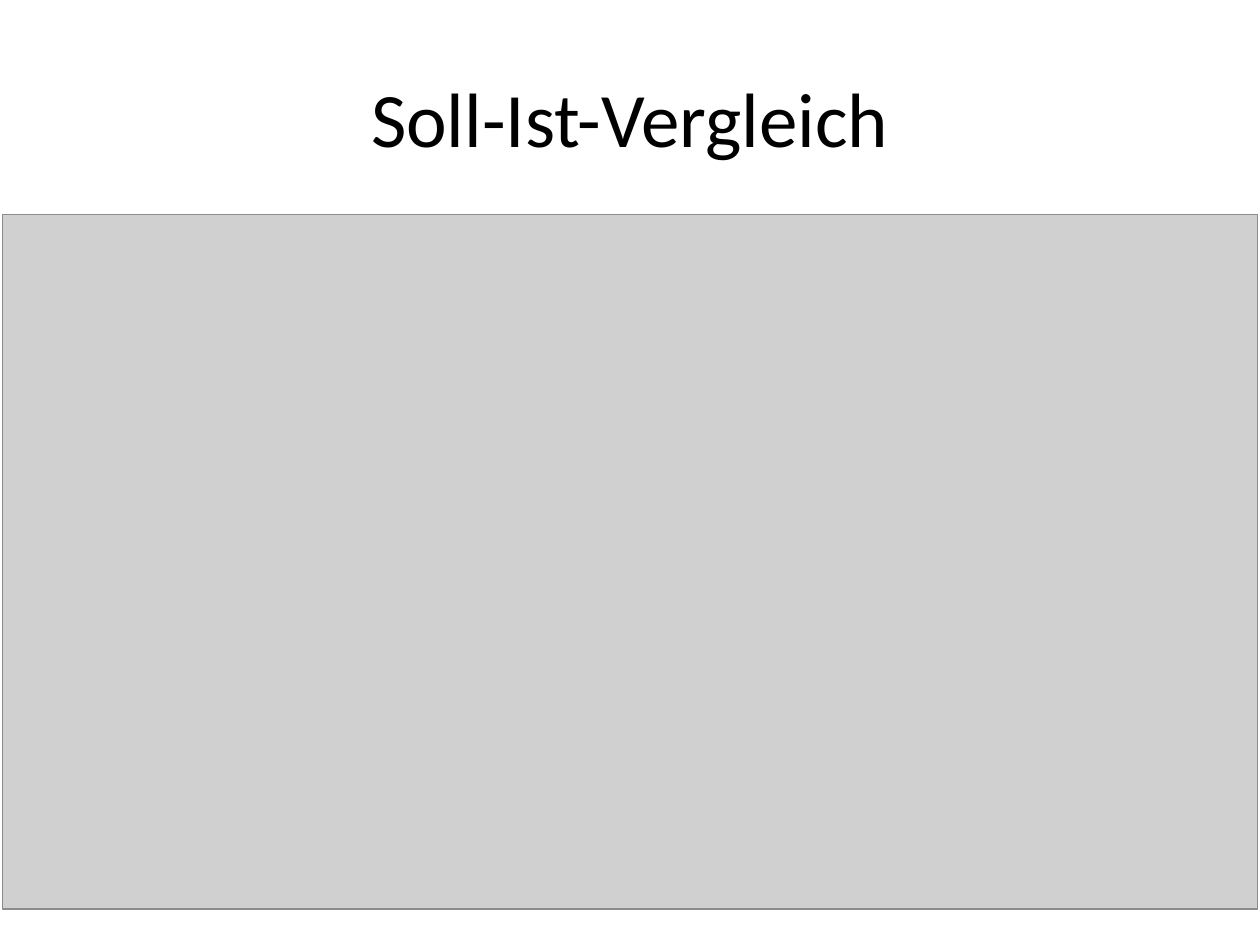
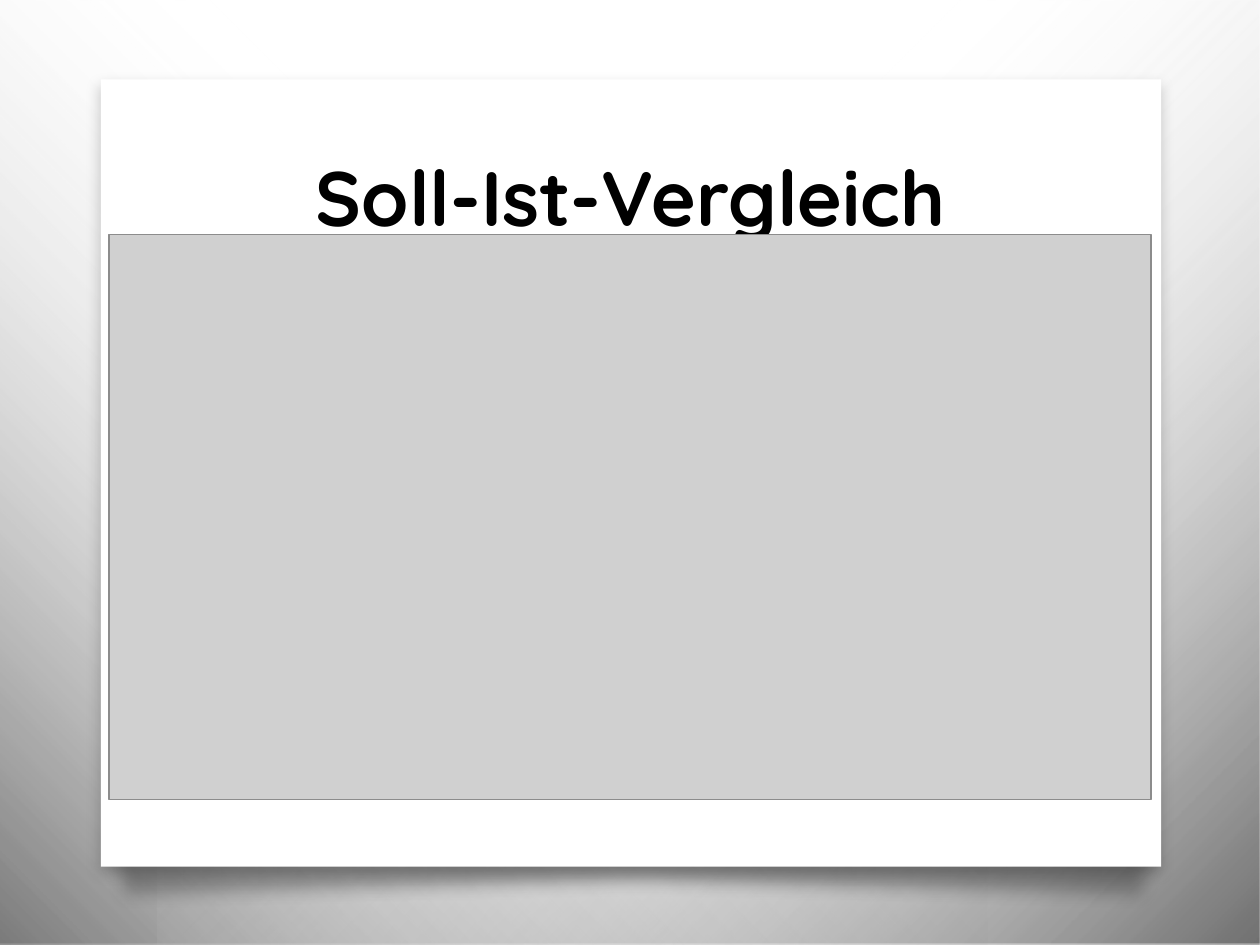
Before and after one commit to Dusty0071/OberstufenProjekt, a slide deck: slide 10 of Präsentation/Präsi_OK.pptx (slide 3 before the commit). Drawn at 1260x945 pixels with LibreOffice and Linux fonts; fonts in the diff are those of the drawing; grey boxes stand for pictures; background and template pictures are left out. Boxes give left, top, right and bottom in pixels: in the first picture for what was removed or moved away, otherwise in the second. Text is boxed around its words. In the diff, an @@ line names an element or a change of style, - is before the commit and + after.

```diff
--- a/Präsentation/Präsi_OK.pptx
+++ b/Präsentation/Präsi_OK.pptx
@@ rectangle added at (x1=0, y1=0, x2=987, y2=945), fill gradient #010101 to #FEFEFE @@
@@ rectangle added at (x1=158, y1=0, x2=1260, y2=945), fill gradient #010101 to #FEFEFE @@
@@ rectangle added at (x1=101, y1=79, x2=1162, y2=867), fill #FFFFFF @@
@@ title "Soll-Ist-Vergleich" moved from (x1=371, y1=93, x2=888, y2=161) to (x1=316, y1=169, x2=945, y2=246) @@
@@ title "Soll-Ist-Vergleich" at (x1=316, y1=169, x2=945, y2=246): font Calibri to Quicksand, bold on @@
@@ picture resized from (x1=3, y1=214, x2=1257, y2=908) to (x1=108, y1=234, x2=1150, y2=800) @@
@@ freeform shape added at (x1=87, y1=837, x2=1178, y2=911), fill gradient #010101 @@
```
Also in this commit, not shown: 4 other slides changed, 7 slides added.
